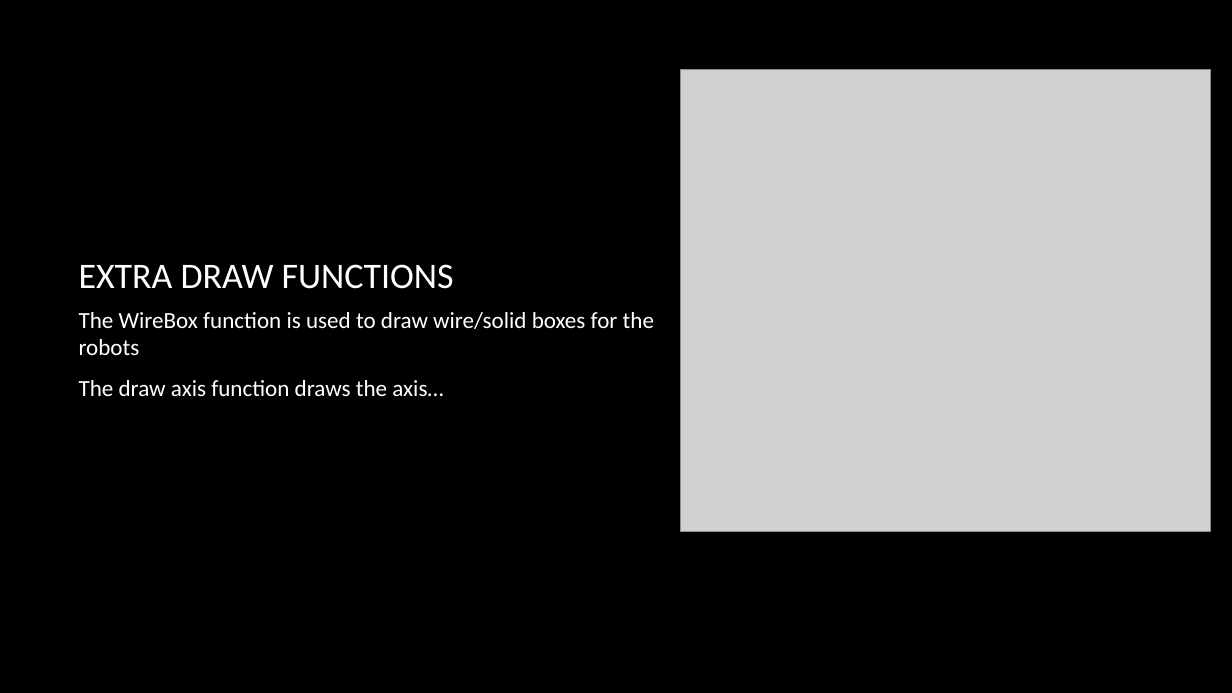
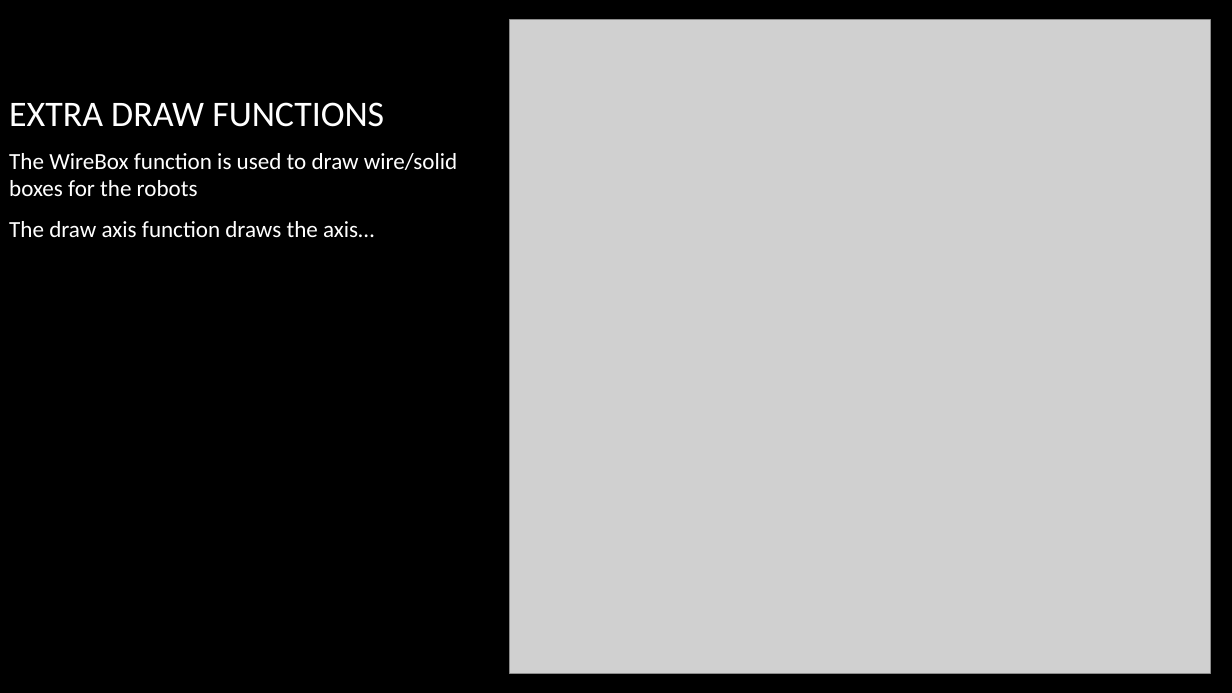
Before and after one commit to Quigmodacon/GraphicsFeverDream, a slide deck: slide 9 of JonathanHansen-Assignment2.pptx (slide 8 before the commit). Drawn at 1232x693 pixels with LibreOffice and Linux fonts; fonts in the diff are those of the drawing; grey boxes stand for pictures; background and template pictures are left out. Boxes give left, top, right and bottom in pixels: in the first picture for what was removed or moved away, otherwise in the second. Text is boxed around its words. In the diff, an @@ line names an element or a change of style, - is before the commit and + after.

```diff
--- a/JonathanHansen-Assignment2.pptx
+++ b/JonathanHansen-Assignment2.pptx
@@ title "EXTRA DRAW FUNCTIONS" moved from (x1=79, y1=264, x2=454, y2=289) to (x1=9, y1=102, x2=384, y2=127) @@
@@ picture resized from (x1=681, y1=69, x2=1212, y2=531) to (x1=509, y1=20, x2=1210, y2=674) @@
@@ text "The WireBox function is used ..." rewrapped from (x1=79, y1=312, x2=654, y2=396) to (x1=9, y1=153, x2=457, y2=237) @@
```
Also in this commit, not shown: 8 other slides changed, 1 slide added.
